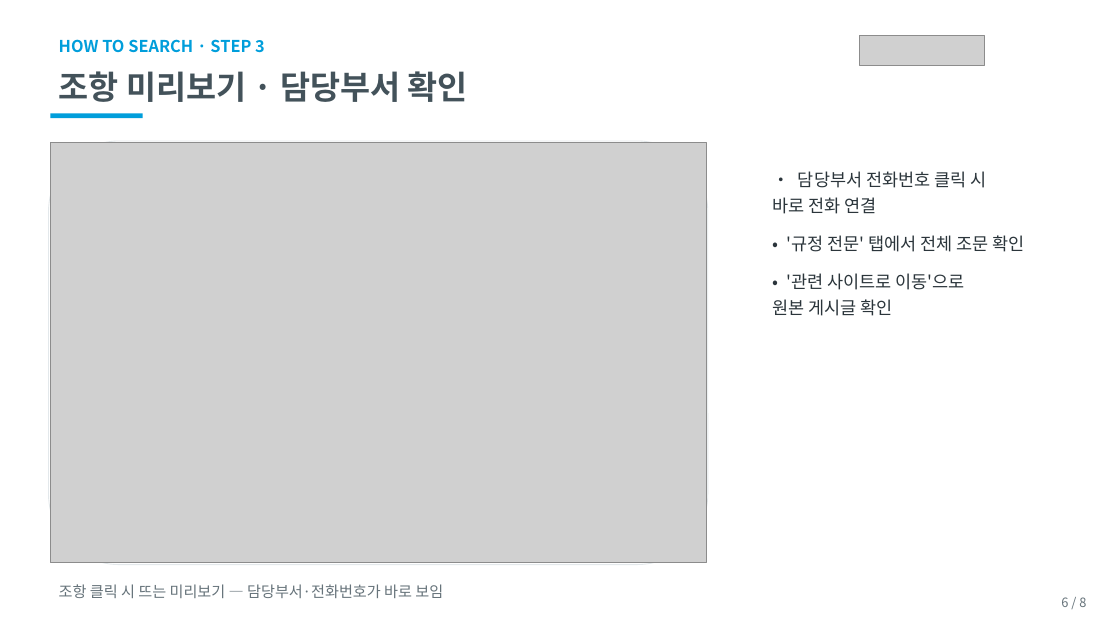
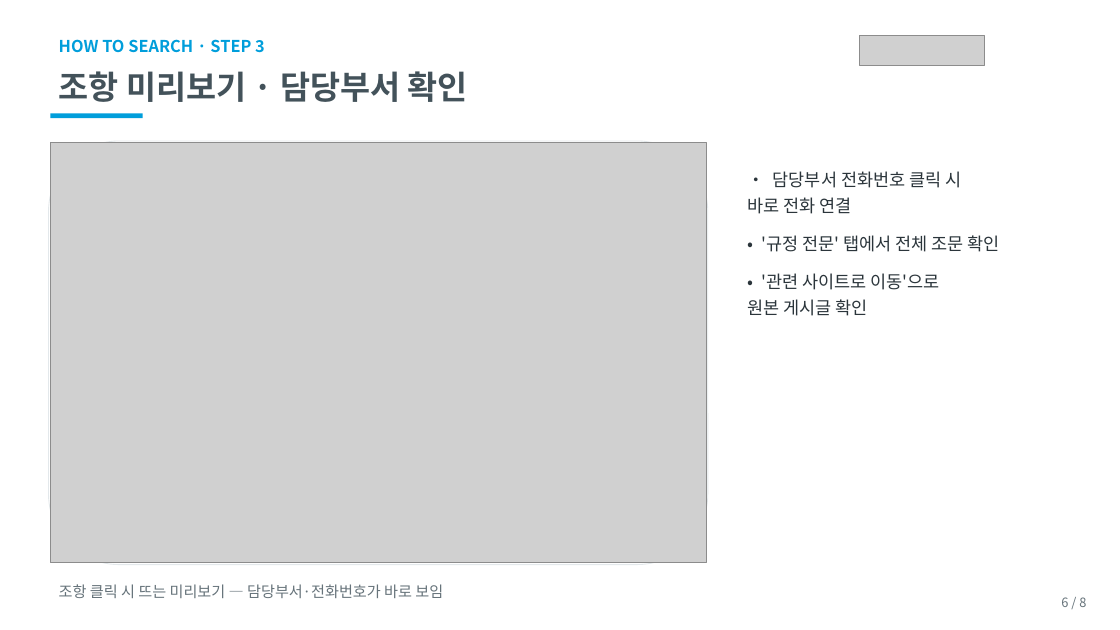
Before and after one commit to sjdisj1895-svg/Academic_Regulations_AIProject, a slide deck: slide 6 of 경상국립대학교_규정통합검색_사용자안내.pptx. Drawn at 1120x630 pixels with LibreOffice and Linux fonts; fonts in the diff are those of the drawing; grey boxes stand for pictures. Boxes give left, top, right and bottom in pixels: in the first picture for what was removed or moved away, otherwise in the second. Text is boxed around its words. In the diff, an @@ line names an element or a change of style, - is before the commit and + after.

```diff
--- a/경상국립대학교_규정통합검색_사용자안내.pptx
+++ b/경상국립대학교_규정통합검색_사용자안내.pptx
@@ text "• 담당부서 전화번호 클릭 시 ...": place and size @@
-text "• 담당부서 전화번호 클릭 시 ..." at (773, 171, 1025, 316)
+text "• 담당부서 전화번호 클릭 시 ..." at (747, 171, 1000, 316)
```
Also in this commit, not shown: 3 other slides changed, 4 other files.
